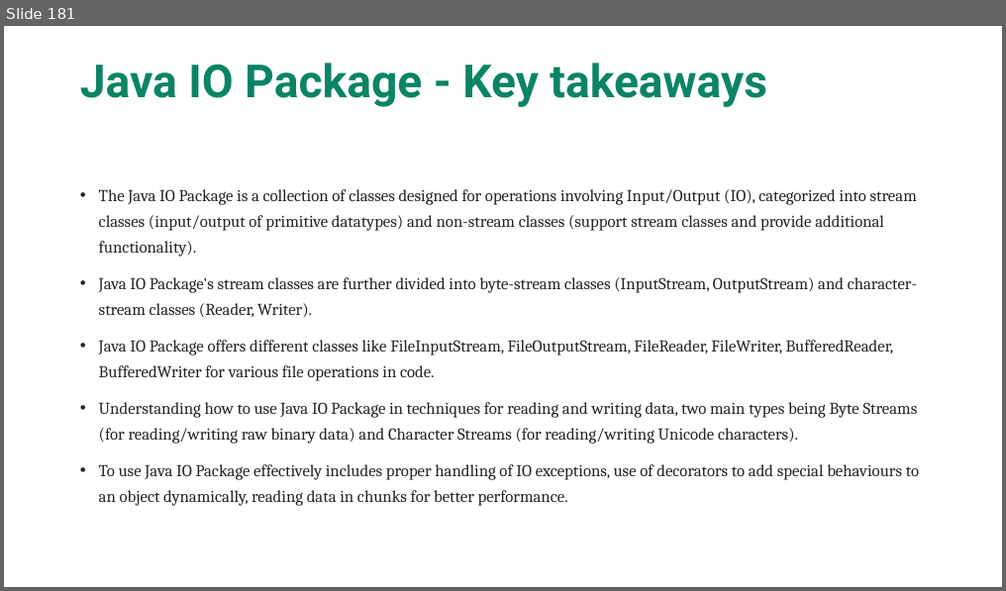
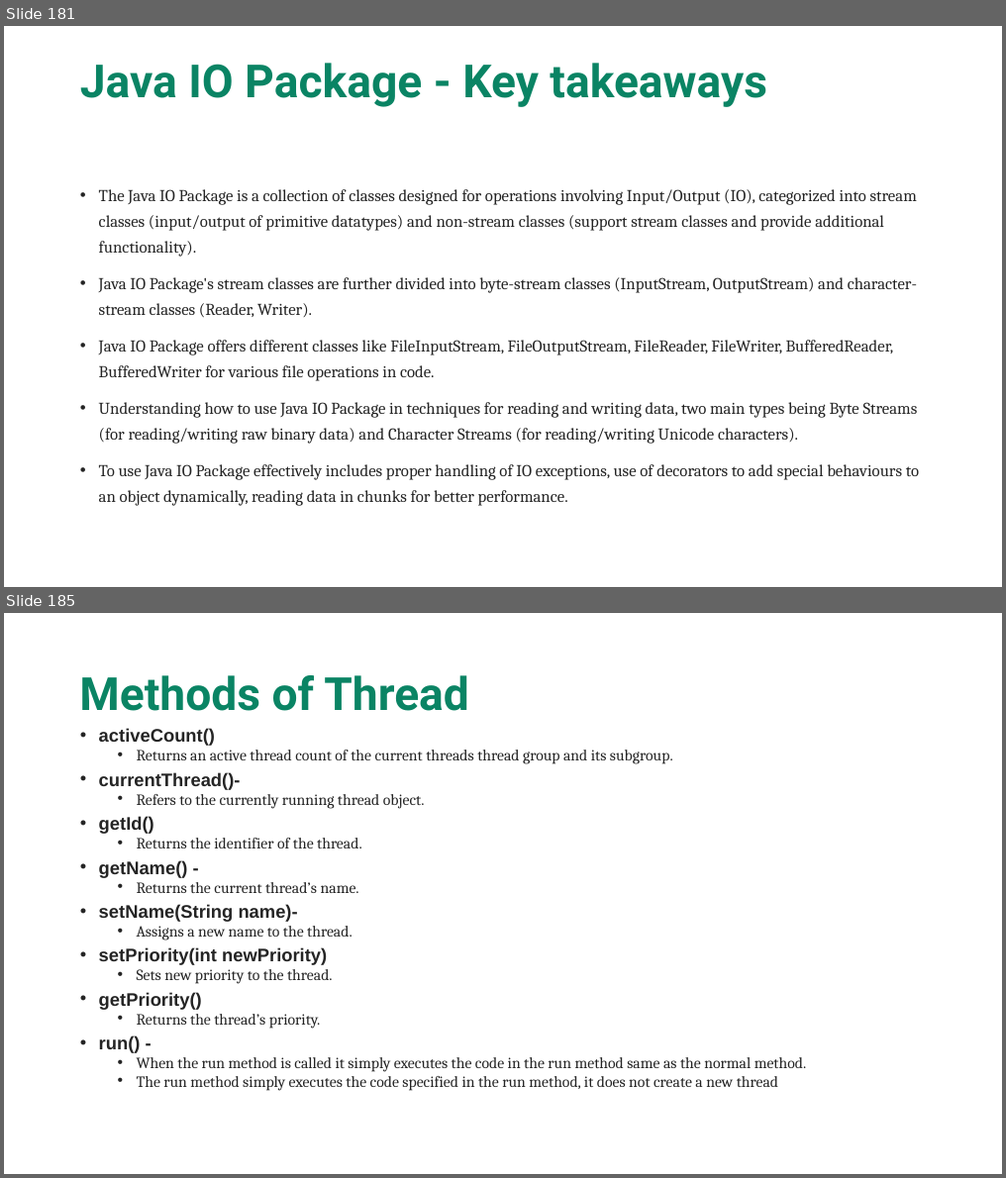
Before and after one commit to maddireddy/Core-Java, a slide deck: Notes/Core_Java.pptx. Shown one above the other, each under a label of ours: slide 181 before the commit, slides 181 and 185 after it; the slides between them are not shown. The pictures are 1006x591 and 1006x1178 pixels, drawn with LibreOffice and Linux fonts; fonts in the diff are those of the drawing. Boxes give left, top, right and bottom in pixels: in the first picture for what was removed or moved away, otherwise in the second. Text is boxed around its words. In the diff, an @@ line names an element or a change of style, - is before the commit and + after.

```diff
--- a/Notes/Core_Java.pptx
+++ b/Notes/Core_Java.pptx
@@ slide 185 added at (4,613,1002,1174), background #FFFFFF @@
@@ title added at (79,675,469,711), 44 pt, text #0A8464, bold @@
+Methods of Thread
@@ text added at (99,728,807,1091), 15 pt, text #242424 @@
+• activeCount()
+  • Returns an active thread count of the current threads thread group and its subgroup.
+• currentThread()-
+  • Refers to the currently running thread object.
+• getId()
+  • Returns the identifier of the thread.
+• getName() -
+  • Returns the current thread’s name.
+• setName(String name)-
+  • Assigns a new name to the thread.
+• setPriority(int newPriority)
+  • Sets new priority to the thread.
+• getPriority()
+  • Returns the thread’s priority.
+• run() -
+  • When the run method is called it simply executes the code in the run method same as the normal method.
+  • The run method simply executes the code specified in the run method, it does not create a new thread
```
Also in this commit, not shown: 22 other slides added, 12 other files.
